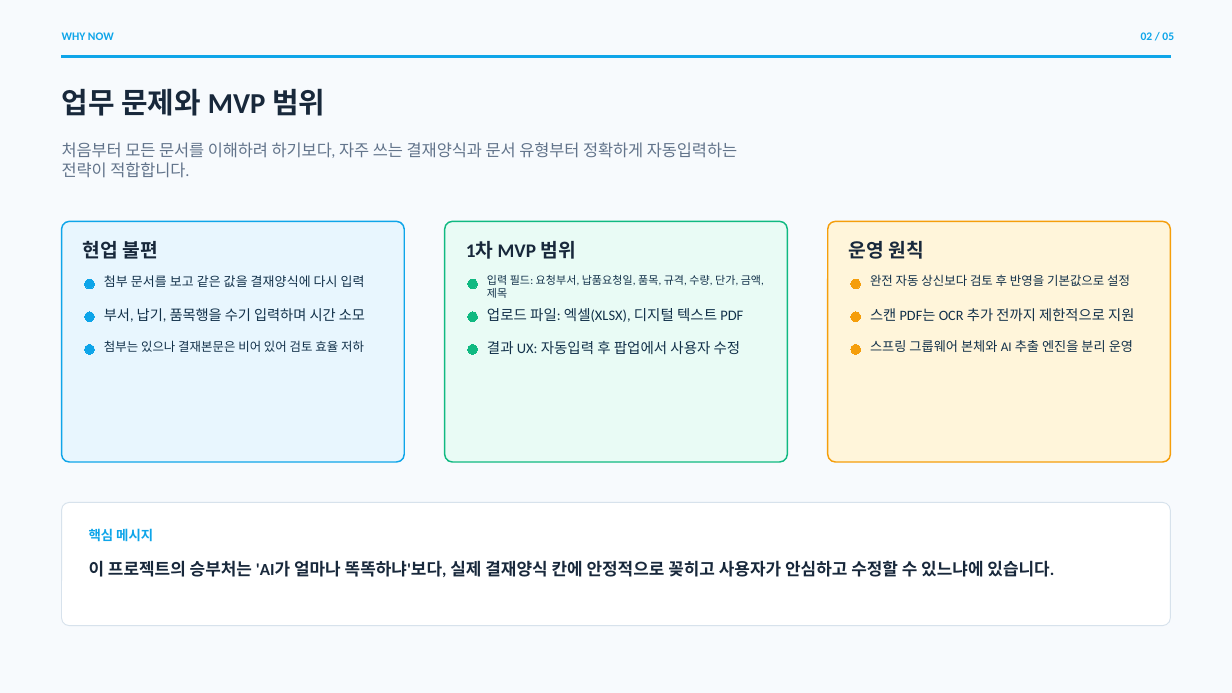
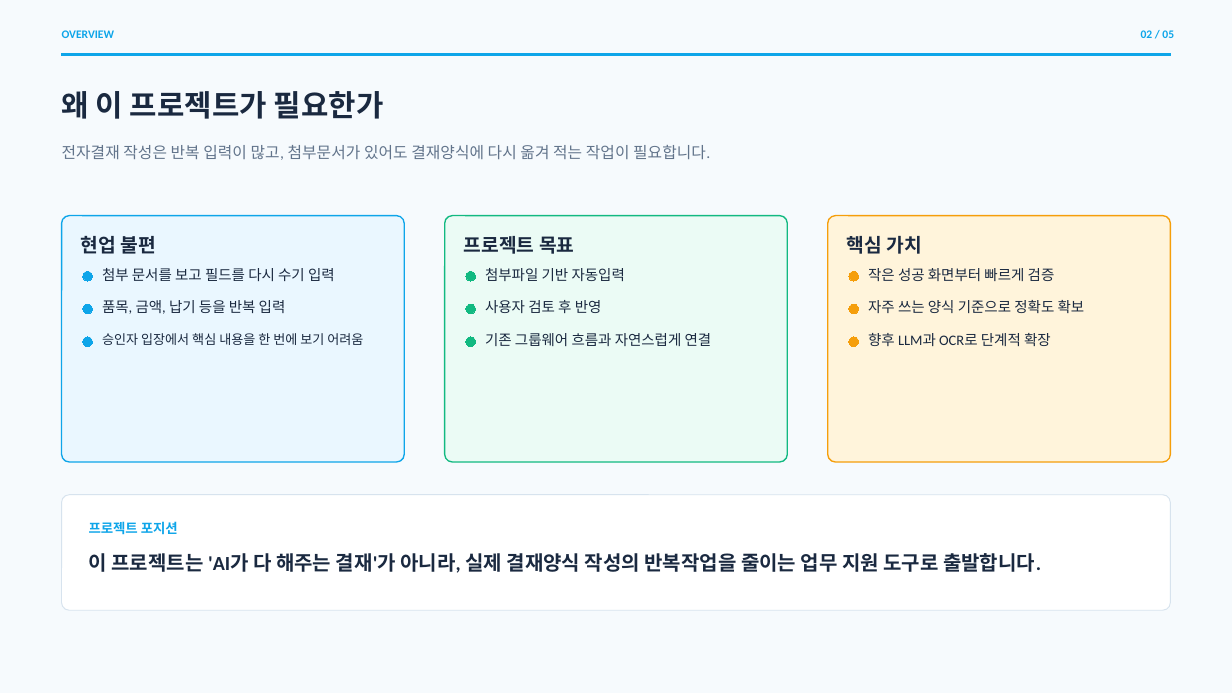
Before and after one commit to GyuDev97/persona-ai, a slide deck: slide 2 of apps/gw_assistant/eapproval_autofill/outputs/gw_arch_ppt/output.pptx. Drawn at 1232x693 pixels with LibreOffice and Linux fonts; fonts in the diff are those of the drawing. Boxes give left, top, right and bottom in pixels: in the first picture for what was removed or moved away, otherwise in the second. Text is boxed around its words. In the diff, an @@ line names an element or a change of style, - is before the commit and + after.

```diff
--- a/apps/gw_assistant/eapproval_autofill/outputs/gw_arch_ppt/output.pptx
+++ b/apps/gw_assistant/eapproval_autofill/outputs/gw_arch_ppt/output.pptx
@@ background #F7FAFD to #F6FAFD @@
@@ text at bbox=[62, 30, 114, 38]: text changed @@
-WHY NOW
+OVERVIEW
@@ text at bbox=[62, 91, 384, 119]: text changed; size 22.5 to 23.2 pt; text colour #18283B to #1A2940 @@
-업무 문제와 MVP 범위
+왜 이 프로젝트가 필요한가
@@ text at bbox=[62, 145, 710, 160]: text changed; size 12.8 to 12.3 pt @@
-처음부터 모든 문서를 이해하려 하기보다, 자주 쓰는 결재양식과 문서 유형부터 정확하게 자동입력하는 전략이 적합합니다.
+전자결재 작성은 반복 입력이 많고, 첨부문서가 있어도 결재양식에 다시 옮겨 적는 작업이 필요합니다.
@@ rounded rectangle: place and size @@
-rounded rectangle at bbox=[62, 222, 405, 462]
+rounded rectangle at bbox=[62, 215, 405, 462]
@@ rounded rectangle at bbox=[62, 215, 405, 462]: fill #E8F6FE to #EAF7FF; outline #0EA5E9 1.13 pt to #0EA5E9 1.05 pt; proportions changed @@
@@ text "현업 불편" at bbox=[81, 236, 156, 254]: text colour #18283B to #1A2940 @@
@@ rounded rectangle: place and size @@
-rounded rectangle at bbox=[445, 222, 787, 462]
+rounded rectangle at bbox=[445, 215, 787, 462]
@@ rounded rectangle at bbox=[445, 215, 787, 462]: fill #E9FBF5 to #EBFBF5; outline #10B981 1.13 pt to #12B981 1.05 pt; proportions changed @@
@@ text at bbox=[464, 236, 574, 254]: text changed; text colour #18283B to #1A2940 @@
-1차 MVP 범위
+프로젝트 목표
@@ rounded rectangle: place and size @@
-rounded rectangle at bbox=[828, 222, 1171, 462]
+rounded rectangle at bbox=[828, 215, 1171, 462]
@@ rounded rectangle at bbox=[828, 215, 1171, 462]: fill #FFF5DA to #FFF4DB; outline #F59E0B 1.13 pt to #F59E0B 1.05 pt; proportions changed @@
@@ text at bbox=[847, 236, 922, 254]: text changed; text colour #18283B to #1A2940 @@
-운영 원칙
+핵심 가치
@@ text at bbox=[102, 268, 335, 281]: text changed; size 10.1 to 11.2 pt; text colour #12314A to #1A2940 @@
-첨부 문서를 보고 같은 값을 결재양식에 다시 입력
+첨부 문서를 보고 필드를 다시 수기 입력
@@ text at bbox=[485, 268, 625, 281]: text changed; size 8.6 to 11.2 pt; text colour #12314A to #1A2940 @@
-입력 필드: 요청부서, 납품요청일, 품목, 규격, 수량, 단가, 금액, 제목
+첨부파일 기반 자동입력
@@ text at bbox=[868, 268, 1055, 281]: text changed; size 9.7 to 11.2 pt; text colour #12314A to #1A2940 @@
-완전 자동 상신보다 검토 후 반영을 기본값으로 설정
+작은 성공 화면부터 빠르게 검증
@@ 3 ellipses: place and size @@
-3 ellipses at bbox=[85, 279, 860, 288]
+3 ellipses at bbox=[83, 272, 859, 281]
@@ text at bbox=[102, 300, 286, 314]: text changed; size 11 to 11.2 pt; text colour #12314A to #1A2940 @@
-부서, 납기, 품목행을 수기 입력하며 시간 소모
+품목, 금액, 납기 등을 반복 입력
@@ 6 ellipses: place and size @@
-6 ellipses at bbox=[85, 312, 860, 354]
+6 ellipses at bbox=[83, 304, 859, 347]
@@ fill #10B981 to #12B981; outline #10B981 0 pt to #12B981 0 pt in 3 elements at bbox=[466, 272, 475, 281], bbox=[466, 337, 475, 347], bbox=[466, 304, 475, 313] @@
@@ text at bbox=[485, 300, 602, 313]: text changed; text colour #12314A to #1A2940 @@
-업로드 파일: 엑셀(XLSX), 디지털 텍스트 PDF
+사용자 검토 후 반영
@@ text at bbox=[868, 300, 1085, 313]: text changed; size 11.1 to 11.2 pt; text colour #12314A to #1A2940 @@
-스캔 PDF는 OCR 추가 전까지 제한적으로 지원
+자주 쓰는 양식 기준으로 정확도 확보
@@ text at bbox=[102, 333, 363, 345]: text changed; size 9.7 to 10.2 pt; text colour #12314A to #1A2940 @@
-첨부는 있으나 결재본문은 비어 있어 검토 효율 저하
+승인자 입장에서 핵심 내용을 한 번에 보기 어려움
@@ text at bbox=[485, 333, 712, 346]: text changed; text colour #12314A to #1A2940 @@
-결과 UX: 자동입력 후 팝업에서 사용자 수정
+기존 그룹웨어 흐름과 자연스럽게 연결
@@ text at bbox=[868, 333, 1051, 346]: text changed; size 10.2 to 11.2 pt; text colour #12314A to #1A2940 @@
-스프링 그룹웨어 본체와 AI 추출 엔진을 분리 운영
+향후 LLM과 OCR로 단계적 확장
@@ rounded rectangle: place and size @@
-rounded rectangle at bbox=[62, 503, 1171, 626]
+rounded rectangle at bbox=[62, 494, 1171, 610]
@@ rounded rectangle at bbox=[62, 494, 1171, 610]: outline #D7E2EC 0.75 pt to #D7E3EE 0.75 pt; proportions changed @@
@@ text at bbox=[89, 521, 178, 535]: text changed @@
-핵심 메시지
+프로젝트 포지션
@@ text at bbox=[89, 553, 1041, 573]: text changed; size 13.2 to 15.7 pt; text colour #18283B to #1A2940 @@
-이 프로젝트의 승부처는 'AI가 얼마나 똑똑하냐'보다, 실제 결재양식 칸에 안정적으로 꽂히고 사용자가 안심하고 수정할 수 있느냐에 있습니다.
+이 프로젝트는 'AI가 다 해주는 결재'가 아니라, 실제 결재양식 작성의 반복작업을 줄이는 업무 지원 도구로 출발합니다.
```
Also in this commit, not shown: 4 other slides changed.
